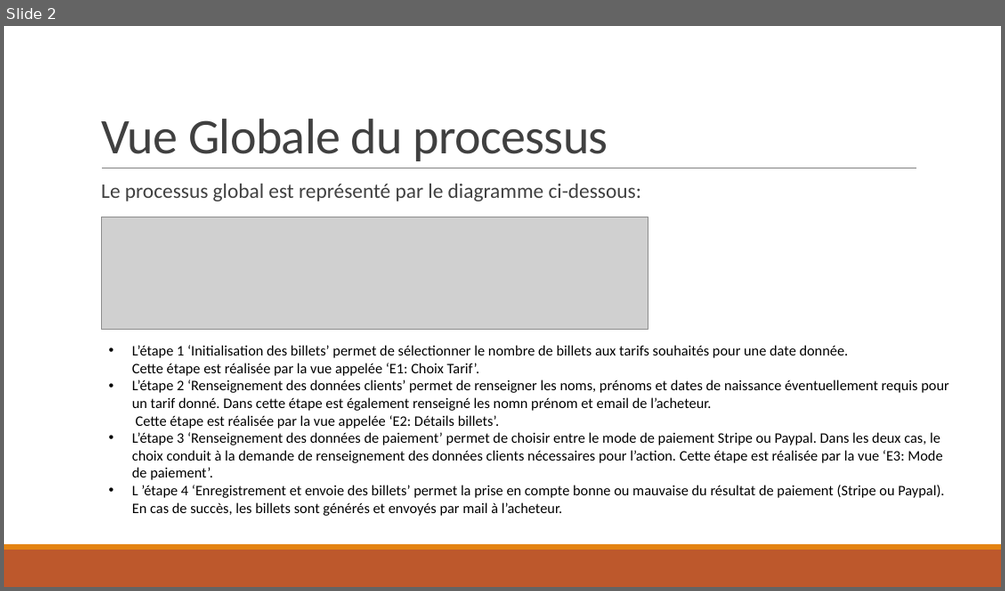
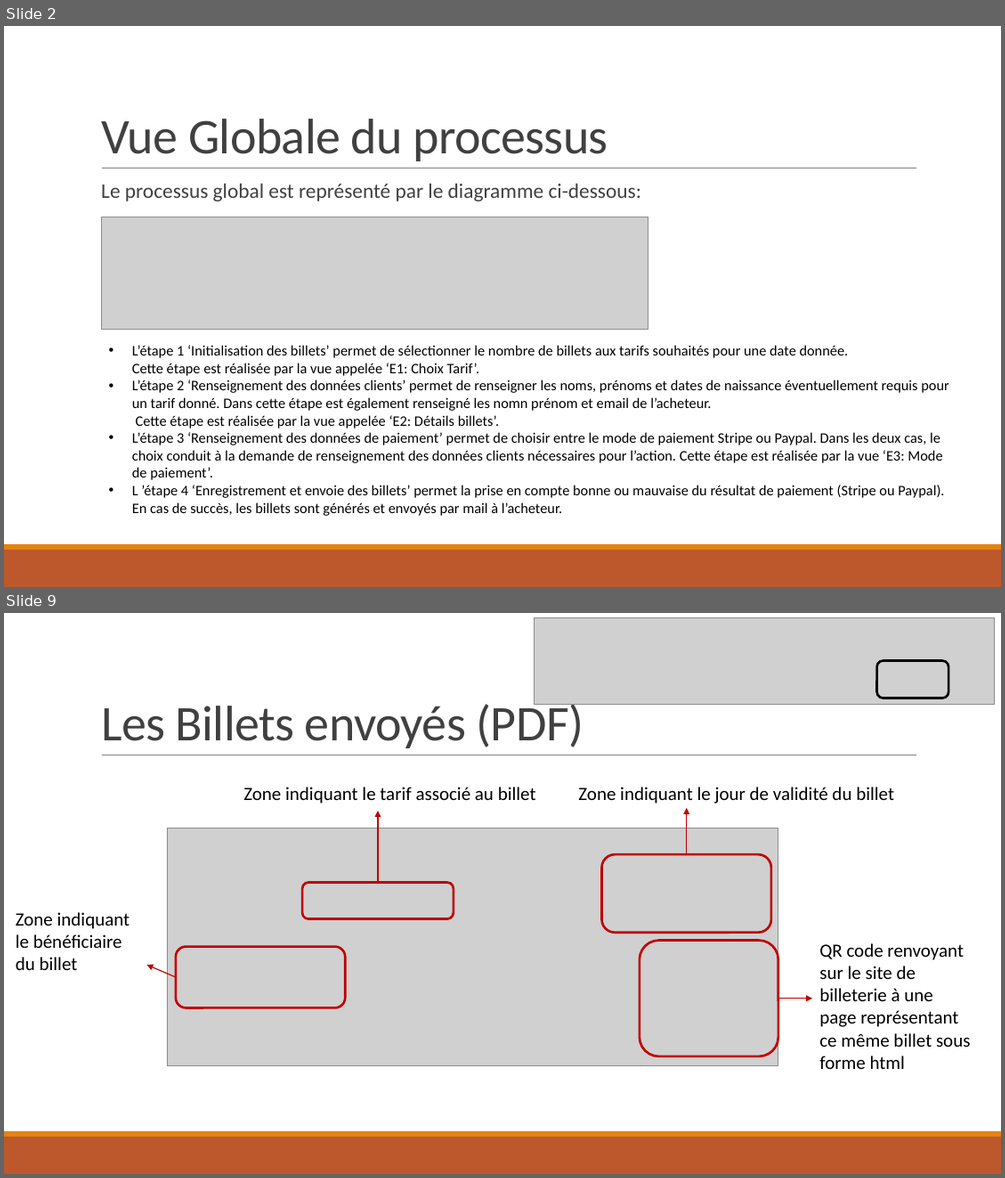
Before and after one commit to MarcoDec/Billets_Louvre, a slide deck: documentation/Livrables/Descriptif fonctionnel.pptx. Shown one above the other, each under a label of ours: slide 2 before the commit, slides 2 and 9 after it; the slides between them are not shown. The pictures are 1005x591 and 1005x1178 pixels, drawn with LibreOffice and Linux fonts; fonts in the diff are those of the drawing; grey boxes stand for pictures. Boxes give left, top, right and bottom in pixels: in the first picture for what was removed or moved away, otherwise in the second. Text is boxed around its words. In the diff, an @@ line names an element or a change of style, - is before the commit and + after.

```diff
--- a/documentation/Livrables/Descriptif fonctionnel.pptx
+++ b/documentation/Livrables/Descriptif fonctionnel.pptx
@@ slide 9 added at (4,613,1001,1174), background #FFFFFF; not listed: 3 template elements that a slide beside it also shows @@
@@ picture added at (534,617,995,704) @@
@@ rounded rectangle added at (877,661,948,698), outline #000000 2.25 pt @@
@@ title added at (101,699,584,748), 48 pt, text #404040 @@
+Les Billets envoyés (PDF)
@@ text added at (243,787,536,803), 18 pt, text #000000 @@
+Zone indiquant le tarif associé au billet
@@ text added at (578,787,894,803), 18 pt, text #000000 @@
+Zone indiquant le jour de validité du billet
@@ arrow added from (378, 882) to (378, 811), #C00000 1 pt @@
@@ arrow added from (687, 854) to (687, 808), #C00000 1 pt @@
@@ picture added at (167,827,778,1065) @@
@@ rounded rectangle added at (601,854,771,933), outline #C00000 2.25 pt @@
@@ rounded rectangle added at (302,882,453,919), outline #C00000 2.25 pt @@
@@ text added at (16,912,130,970), 18 pt, text #000000 @@
+Zone indiquant le bénéficiaire du billet
@@ rounded rectangle added at (176,947,346,1008), outline #C00000 2.25 pt @@
@@ rounded rectangle added at (639,941,778,1056), outline #C00000 2.25 pt @@
@@ text added at (819,943,971,1069), 18 pt, text #000000 @@
+QR code renvoyant sur le site de billeterie à une page représentant ce même billet sous forme html
@@ arrow added from (176, 977) to (146, 965), #C00000 1 pt @@
@@ arrow added from (778, 998) to (812, 998), #C00000 1 pt @@
```
Also in this commit, not shown: 2 slides changed, 4 other slides added, 1 other file.
